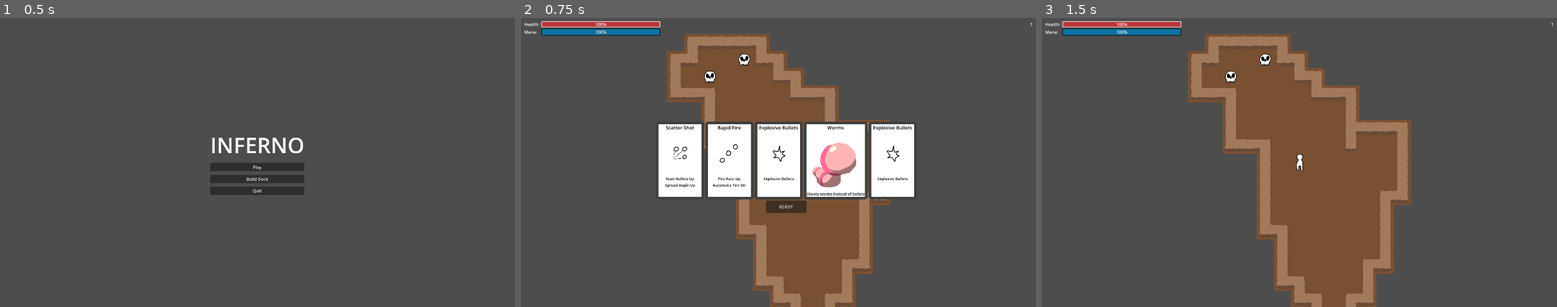
Above: before the commit, frames 1-3 (left to right).
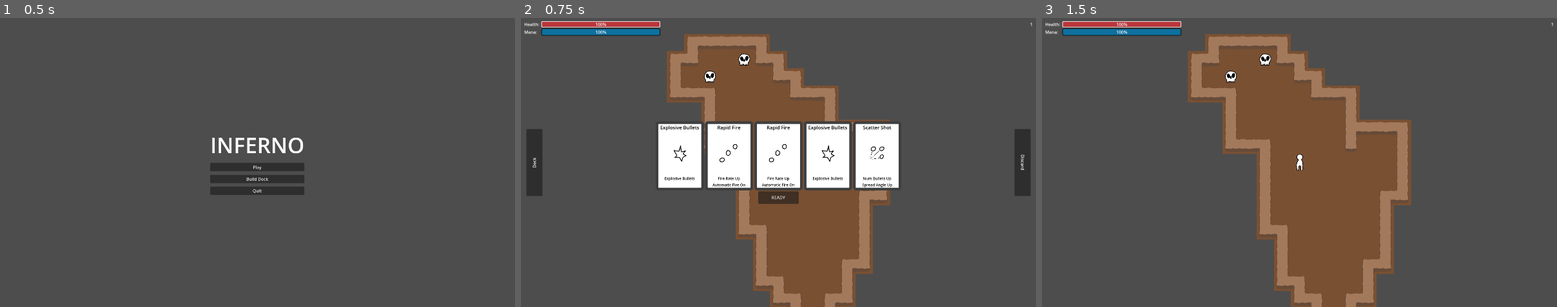
Above: after the commit, the same moments.

Repository: wpuerner/inferno
Game: Godot game, scene res://scenes/main_menu.tscn
The game is run twice, just before and just after one commit, with the same random seed, the same clock (stepped at 60 frames per second) and the same inputs.
Inputs:
- Up to frame 1 (0.5 s): no input
- Up to frame 2 (0.75 s): click "Play" at 0.5 s
- Up to frame 3 (1.5 s): click "READY" at 1.25 s

Frame 1 is identical in both runs. In frame 2, 6.7% of the frame differs, in the area x 1-99%, y 35-68%; in frame 3, nothing differs.

Commit message:
rework the hand interface and deck handler

Diff:
--- a/event_bus.gd
+++ b/event_bus.gd
@@ -35,3 +35,7 @@
 signal player_requested_next_level()
 func request_next_level():
 	player_requested_next_level.emit()
+
+signal player_activated_hand
+func activate_hand():
+	player_activated_hand.emit()
--- /dev/null
+++ b/scenes/interface/hand_interface/hand_interface.gd
@@ -0,0 +1,103 @@
+extends Control
+
+@onready var animation_player: AnimationPlayer = $AnimationPlayer
+@onready var event_bus: Node = get_node("/root/EventBus")
+@onready var rune_pool: Node = get_node("/root/RunePool")
+@onready var hand_control: Control = find_child("Hand")
+@onready var deck_control: Control = find_child("Deck")
+@onready var discard_control: Control = find_child("Discard")
+
+var hand: Array[Rune]
+var selected_runes: Array[Rune]
+var deck: Array[Rune]
+var discard: Array[Rune]
+var rune_to_card_map = {}
+
+func _ready():
+	event_bus.game_restarted.connect(_shuffle)
+	event_bus.pre_level_started.connect(_open_hand)
+	event_bus.player_picked_up_room_rune.connect(func(rune): discard.append(rune))
+	for rune in rune_pool.get_deck():
+		_create_card_from_rune(rune)
+		_add_rune_to_deck(rune)
+	_shuffle()
+
+func _create_card_from_rune(rune: Rune):
+		var card = preload("res://scenes/runes/rune_card/rune_card.tscn").instantiate()
+		card.rune = rune
+		rune_to_card_map[rune] = card
+
+func _on_show_deck_control_mouse_entered():
+	animation_player.play("open_deck_display")
+
+func _on_deck_display_mouse_exited():
+	animation_player.play("close_deck_display")
+
+
+func _on_show_discard_control_mouse_entered():
+	animation_player.play("open_discard_display")
+
+
+func _on_discard_display_mouse_exited():
+	animation_player.play("close_discard_display")
+
+func _shuffle():
+	for rune in discard:
+		_remove_rune_from_discard(rune)
+		_add_rune_to_deck(rune)
+	deck.shuffle()
+
+func _open_hand():
+	for i in 5:
+		if deck.is_empty(): _shuffle()
+		var rune = deck.front()
+		if rune == null: break
+		_remove_rune_from_deck(rune)
+		_add_rune_to_hand(rune)
+	visible = true
+
+func _on_button_pressed():
+	visible = false
+	_activate_hand()
+	event_bus.activate_hand()
+
+func _activate_hand():
+	while !hand.is_empty():
+		var rune = hand.front()
+		if rune_to_card_map[rune].is_selected: rune.activate()
+		_remove_rune_from_hand(rune)
+		_add_rune_to_discard(rune)
+	selected_runes.clear()
+
+func _add_rune_to_deck(rune: Rune):
+	deck.append(rune)
+	var card = rune_to_card_map[rune]
+	card.is_selected = false
+	card.is_selectable = false
+	deck_control.add_child(card)
+
+func _remove_rune_from_deck(rune: Rune):
+	deck.erase(rune)
+	deck_control.remove_child(rune_to_card_map[rune])
+
+func _add_rune_to_hand(rune: Rune):
+	hand.append(rune)
+	var card = rune_to_card_map[rune]
+	card.is_selected = false
+	card.is_selectable = true
+	hand_control.add_child(card)
+
+func _remove_rune_from_hand(rune: Rune):
+	hand.erase(rune)
+	hand_control.remove_child(rune_to_card_map[rune])
+
+func _add_rune_to_discard(rune: Rune):
+	discard.append(rune)
+	var card = rune_to_card_map[rune]
+	card.is_selected = false
+	card.is_selectable = false
+	discard_control.add_child(card)
+
+func _remove_rune_from_discard(rune: Rune):
+	discard.erase(rune)
+	discard_control.remove_child(rune_to_card_map[rune])
--- /dev/null
+++ b/scenes/interface/hand_interface/hand_interface.tscn
@@ -0,0 +1,266 @@
+[gd_scene load_steps=13 format=3 uid="uid://lc0qrc5ks0rw"]
+
+[ext_resource type="Script" path="res://scenes/interface/hand_interface/hand_interface.gd" id="1_tsq47"]
+
+[sub_resource type="Gradient" id="Gradient_rohp8"]
+offsets = PackedFloat32Array(0, 0.344, 0.704, 0.968153)
+colors = PackedColorArray(0.406491, 0.454696, 0.563335, 1, 0.406491, 0.454696, 0.563335, 1, 0.407843, 0.454902, 0.564706, 0.67451, 0.407843, 0.454902, 0.564706, 0)
+
+[sub_resource type="GradientTexture1D" id="GradientTexture1D_3ffy4"]
+gradient = SubResource("Gradient_rohp8")
+
+[sub_resource type="StyleBoxTexture" id="StyleBoxTexture_yy5mh"]
+resource_local_to_scene = true
+texture = SubResource("GradientTexture1D_3ffy4")
+
+[sub_resource type="Gradient" id="Gradient_ea6ru"]
+offsets = PackedFloat32Array(0, 0.382813, 1)
+colors = PackedColorArray(0.894118, 0.580392, 0.678431, 0, 0.895622, 0.581398, 0.677278, 1, 0.895622, 0.581398, 0.677278, 1)
+
+[sub_resource type="GradientTexture1D" id="GradientTexture1D_lr1h4"]
+gradient = SubResource("Gradient_ea6ru")
+
+[sub_resource type="StyleBoxTexture" id="StyleBoxTexture_3ogbl"]
+texture = SubResource("GradientTexture1D_lr1h4")
+
+[sub_resource type="Animation" id="Animation_bfbmf"]
+resource_name = "close_deck_display"
+tracks/0/type = "bezier"
+tracks/0/imported = false
+tracks/0/enabled = true
+tracks/0/path = NodePath("DeckDisplay:position:x")
+tracks/0/interp = 1
+tracks/0/loop_wrap = true
+tracks/0/keys = {
+"handle_modes": PackedInt32Array(0, 0),
+"points": PackedFloat32Array(0, -0.25, 0, 0.25, 0, -300, -0.25, 0, 0.25, 0),
+"times": PackedFloat32Array(0, 0.3)
+}
+tracks/1/type = "bezier"
+tracks/1/imported = false
+tracks/1/enabled = false
+tracks/1/path = NodePath("DeckDisplay:position:y")
+tracks/1/interp = 1
+tracks/1/loop_wrap = true
+tracks/1/keys = {
+"handle_modes": PackedInt32Array(),
+"points": PackedFloat32Array(),
+"times": PackedFloat32Array()
+}
+
+[sub_resource type="Animation" id="Animation_toutb"]
+resource_name = "close_discard_display"
+tracks/0/type = "bezier"
+tracks/0/imported = false
+tracks/0/enabled = true
+tracks/0/path = NodePath("DiscardDisplay:offset_right")
+tracks/0/interp = 1
+tracks/0/loop_wrap = true
+tracks/0/keys = {
+"handle_modes": PackedInt32Array(0, 0),
+"points": PackedFloat32Array(-275, -0.25, 0, 0.25, 0, 275, -0.25, 0, 0.25, 0),
+"times": PackedFloat32Array(-0.1, 0.3)
+}
+
+[sub_resource type="Animation" id="Animation_dir0g"]
+resource_name = "open_deck_display"
+tracks/0/type = "bezier"
+tracks/0/imported = false
+tracks/0/enabled = true
+tracks/0/path = NodePath("DeckDisplay:position:x")
+tracks/0/interp = 1
+tracks/0/loop_wrap = true
+tracks/0/keys = {
+"handle_modes": PackedInt32Array(0, 0),
+"points": PackedFloat32Array(-300, -0.25, 0, 0.25, 0, 0, -0.25, 0, 0.25, 0),
+"times": PackedFloat32Array(0, 0.3)
+}
+tracks/1/type = "bezier"
+tracks/1/imported = false
+tracks/1/enabled = false
+tracks/1/path = NodePath("DeckDisplay:position:y")
+tracks/1/interp = 1
+tracks/1/loop_wrap = true
+tracks/1/keys = {
+"handle_modes": PackedInt32Array(),
+"points": PackedFloat32Array(),
+"times": PackedFloat32Array()
+}
+
+[sub_resource type="Animation" id="Animation_oimik"]
+resource_name = "open_discard_display"
+tracks/0/type = "bezier"
+tracks/0/imported = false
+tracks/0/enabled = true
+tracks/0/path = NodePath("DiscardDisplay:offset_right")
+tracks/0/interp = 1
+tracks/0/loop_wrap = true
+tracks/0/keys = {
+"handle_modes": PackedInt32Array(0, 0),
+"points": PackedFloat32Array(275, -0.25, 0, 0.25, 0, -275, -0.25, 0, 0.25, 0),
+"times": PackedFloat32Array(0, 0.3)
+}
+
+[sub_resource type="AnimationLibrary" id="AnimationLibrary_lmshm"]
+_data = {
+"close_deck_display": SubResource("Animation_bfbmf"),
+"close_discard_display": SubResource("Animation_toutb"),
+"open_deck_display": SubResource("Animation_dir0g"),
+"open_discard_display": SubResource("Animation_oimik")
+}
+
+[node name="HandInterface" type="Control"]
+layout_mode = 3
+anchors_preset = 15
+anchor_right = 1.0
+anchor_bottom = 1.0
+grow_horizontal = 2
+grow_vertical = 2
+script = ExtResource("1_tsq47")
+
+[node name="MarginContainer" type="MarginContainer" parent="."]
+layout_mode = 1
+anchors_preset = 15
+anchor_right = 1.0
+anchor_bottom = 1.0
+grow_horizontal = 2
+grow_vertical = 2
+theme_override_constants/margin_left = 20
+theme_override_constants/margin_top = 20
+theme_override_constants/margin_right = 20
+theme_override_constants/margin_bottom = 20
+
+[node name="CenterContainer" type="CenterContainer" parent="MarginContainer"]
+layout_mode = 2
+
+[node name="VBoxContainer" type="VBoxContainer" parent="MarginContainer/CenterContainer"]
+layout_mode = 2
+
+[node name="Hand" type="HBoxContainer" parent="MarginContainer/CenterContainer/VBoxContainer"]
+layout_mode = 2
+
+[node name="Button" type="Button" parent="MarginContainer/CenterContainer/VBoxContainer"]
+custom_minimum_size = Vector2(150, 46.23)
+layout_mode = 2
+size_flags_horizontal = 4
+text = "READY"
+
+[node name="ShowDeckControl" type="Panel" parent="MarginContainer"]
+custom_minimum_size = Vector2(60, 250)
+layout_mode = 2
+size_flags_horizontal = 0
+size_flags_vertical = 4
+
+[node name="Label" type="Label" parent="MarginContainer/ShowDeckControl"]
+layout_mode = 0
+offset_left = 5.0
+offset_top = 175.0
+offset_right = 105.0
+offset_bottom = 225.0
+rotation = -1.5708
+text = "Deck"
+horizontal_alignment = 1
+vertical_alignment = 1
+
+[node name="ShowDiscardControl" type="Panel" parent="MarginContainer"]
+custom_minimum_size = Vector2(60, 250)
+layout_mode = 2
+size_flags_horizontal = 8
+size_flags_vertical = 4
+
+[node name="Label" type="Label" parent="MarginContainer/ShowDiscardControl"]
+layout_mode = 0
+offset_left = 55.0
+offset_top = 75.0
+offset_right = 155.0
+offset_bottom = 125.0
+rotation = 1.5708
+text = "Discard"
+horizontal_alignment = 1
+vertical_alignment = 1
+
+[node name="DeckDisplay" type="Panel" parent="."]
+clip_contents = true
+layout_mode = 1
+anchors_preset = 9
+anchor_bottom = 1.0
+offset_left = -300.0
+offset_right = -25.0
+grow_vertical = 2
+theme_override_styles/panel = SubResource("StyleBoxTexture_yy5mh")
+
+[node name="ScrollContainer" type="ScrollContainer" parent="DeckDisplay"]
+layout_mode = 2
+offset_left = 20.0
+offset_right = 200.0
+offset_bottom = 1080.0
+horizontal_scroll_mode = 0
+vertical_scroll_mode = 3
+
+[node name="MarginContainer" type="MarginContainer" parent="DeckDisplay/ScrollContainer"]
+layout_mode = 2
+size_flags_vertical = 3
+theme_override_constants/margin_left = 20
+theme_override_constants/margin_top = 20
+theme_override_constants/margin_bottom = 20
+
+[node name="CenterContainer" type="CenterContainer" parent="DeckDisplay/ScrollContainer/MarginContainer"]
+layout_mode = 2
+size_flags_vertical = 3
+
+[node name="Deck" type="VBoxContainer" parent="DeckDisplay/ScrollContainer/MarginContainer/CenterContainer"]
+layout_mode = 2
+size_flags_vertical = 3
+theme_override_constants/separation = 12
+
+[node name="DiscardDisplay" type="Panel" parent="."]
+clip_contents = true
+custom_minimum_size = Vector2(275, 0)
+layout_mode = 1
+anchors_preset = -1
+anchor_left = 1.0
+anchor_right = 1.0
+anchor_bottom = 1.0
+offset_right = 275.0
+grow_horizontal = 2
+grow_vertical = 2
+theme_override_styles/panel = SubResource("StyleBoxTexture_3ogbl")
+
+[node name="ScrollContainer" type="ScrollContainer" parent="DiscardDisplay"]
+layout_mode = 1
+anchors_preset = 11
+anchor_left = 1.0
+anchor_right = 1.0
+anchor_bottom = 1.0
+offset_left = -200.0
+grow_horizontal = 0
+grow_vertical = 2
+horizontal_scroll_mode = 0
+vertical_scroll_mode = 3
+
+[node name="MarginContainer" type="MarginContainer" parent="DiscardDisplay/ScrollContainer"]
+layout_mode = 2
+size_flags_vertical = 3
+theme_override_constants/margin_top = 20
+theme_override_constants/margin_right = 40
+theme_override_constants/margin_bottom = 20
+
+[node name="CenterContainer" type="CenterContainer" parent="DiscardDisplay/ScrollContainer/MarginContainer"]
+layout_mode = 2
+size_flags_vertical = 3
+
+[node name="Discard" type="VBoxContainer" parent="DiscardDisplay/ScrollContainer/MarginContainer/CenterContainer"]
+layout_mode = 2
+size_flags_vertical = 3
+theme_override_constants/separation = 12
+
+[node name="AnimationPlayer" type="AnimationPlayer" parent="."]
+libraries = {
+"": SubResource("AnimationLibrary_lmshm")
+}
+
+[connection signal="pressed" from="MarginContainer/CenterContainer/VBoxContainer/Button" to="." method="_on_button_pressed"]
+[connection signal="mouse_entered" from="MarginContainer/ShowDeckControl" to="." method="_on_show_deck_control_mouse_entered"]
+[connection signal="mouse_entered" from="MarginContainer/ShowDiscardControl" to="." method="_on_show_discard_control_mouse_entered"]
+[connection signal="mouse_exited" from="DeckDisplay" to="." method="_on_deck_display_mouse_exited"]
+[connection signal="mouse_exited" from="DiscardDisplay" to="." method="_on_discard_display_mouse_exited"]
--- a/scenes/main.tscn
+++ b/scenes/main.tscn
@@ -5,7 +5,6 @@
 [ext_resource type="Script" path="res://scenes/handlers/mana_handler.gd" id="3_vxcn8"]
 [ext_resource type="Script" path="res://scenes/handlers/bullet_handler.gd" id="4_6fohk"]
 [ext_resource type="Resource" uid="uid://bbpwmmq75kbng" path="res://scenes/attributes/fire_rate/fire_rate_attribute.tres" id="5_cej1e"]
-[ext_resource type="Script" path="res://scenes/handlers/deck_handler.gd" id="5_jnbq5"]
 [ext_resource type="Resource" uid="uid://yvstek8jsq1s" path="res://scenes/attributes/automatic_fire/automatic_fire_attribute.tres" id="6_4q5i8"]
 [ext_resource type="Script" path="res://scenes/handlers/attribute_handler.gd" id="8_eheqx"]
 [ext_resource type="Resource" uid="uid://l35nc4pia1xa" path="res://scenes/attributes/spread_angle/spread_angle_attribute.tres" id="10_wwfku"]
@@ -13,6 +12,7 @@
 [ext_resource type="Resource" uid="uid://x35ji78kslr2" path="res://scenes/attributes/bullet_spawn/bullet_spawn_attribute.tres" id="11_ndstk"]
 [ext_resource type="Resource" uid="uid://cy6fljp2cby66" path="res://scenes/attributes/num_bullets/num_bullets_attribute.tres" id="11_s3s50"]
 [ext_resource type="Resource" uid="uid://cor4v0lch1y7b" path="res://scenes/attributes/projectile/projectile_attribute.tres" id="12_y82au"]
+[ext_resource type="PackedScene" uid="uid://lc0qrc5ks0rw" path="res://scenes/interface/hand_interface/hand_interface.tscn" id="14_cvbr4"]
 [ext_resource type="Script" path="res://scenes/main/room_complete_control.gd" id="14_d0s16"]
 
 [sub_resource type="GDScript" id="GDScript_sn1df"]
@@ -28,6 +28,7 @@
 func _ready():
 	event_bus.game_restarted.connect(_restart_game)
 	event_bus.player_requested_next_level.connect(_switch_levels)
+	event_bus.player_activated_hand.connect(_start_gameplay)
 	_load_level()
 
 func _load_level():
@@ -39,7 +40,7 @@
 	event_bus.start_pre_level()
 	player.global_position = starting_position
 
-func start_gameplay():
+func _start_gameplay():
 	event_bus.start_gameplay()
 
 func _switch_levels():
@@ -185,9 +186,6 @@
 fire_rate_attribute = ExtResource("5_cej1e")
 automatic_fire_attribute = ExtResource("6_4q5i8")
 num_bullets_attribute = ExtResource("11_s3s50")
-
-[node name="DeckHandler" type="Node" parent="."]
-script = ExtResource("5_jnbq5")
 
 [node name="AttributeHandler" type="Node" parent="."]
 script = ExtResource("8_eheqx")
@@ -219,7 +217,7 @@
 layout_mode = 2
 text = "Restart"
 
-[node name="MarginContainer" type="MarginContainer" parent="CanvasLayer"]
+[node name="GameplayInterface" type="MarginContainer" parent="CanvasLayer"]
 anchors_preset = 15
 anchor_right = 1.0
 anchor_bottom = 1.0
@@ -230,20 +228,20 @@
 theme_override_constants/margin_right = 12
 theme_override_constants/margin_bottom = 12
 
-[node name="HBoxContainer" type="HBoxContainer" parent="CanvasLayer/MarginContainer"]
+[node name="HBoxContainer" type="HBoxContainer" parent="CanvasLayer/GameplayInterface"]
 layout_mode = 2
 size_flags_vertical = 0
 
-[node name="GridContainer" type="GridContainer" parent="CanvasLayer/MarginContainer/HBoxContainer"]
+[node name="GridContainer" type="GridContainer" parent="CanvasLayer/GameplayInterface/HBoxContainer"]
 layout_mode = 2
 size_flags_horizontal = 3
 columns = 2
 
-[node name="Label" type="Label" parent="CanvasLayer/MarginContainer/HBoxContainer/GridContainer"]
+[node name="Label" type="Label" parent="CanvasLayer/GameplayInterface/HBoxContainer/GridContainer"]
 layout_mode = 2
 text = "Health: "
 
-[node name="HealthBar" type="ProgressBar" parent="CanvasLayer/MarginContainer/HBoxContainer/GridContainer"]
+[node name="HealthBar" type="ProgressBar" parent="CanvasLayer/GameplayInterface/HBoxContainer/GridContainer"]
 layout_mode = 2
 size_flags_horizontal = 3
 theme_override_styles/background = SubResource("StyleBoxFlat_qirpa")
@@ -252,11 +250,11 @@
 value = 100.0
 script = ExtResource("11_b53u8")
 
-[node name="Label2" type="Label" parent="CanvasLayer/MarginContainer/HBoxContainer/GridContainer"]
+[node name="Label2" type="Label" parent="CanvasLayer/GameplayInterface/HBoxContainer/GridContainer"]
 layout_mode = 2
 text = "Mana: "
 
-[node name="ManaBar" type="ProgressBar" parent="CanvasLayer/MarginContainer/HBoxContainer/GridContainer"]
+[node name="ManaBar" type="ProgressBar" parent="CanvasLayer/GameplayInterface/HBoxContainer/GridContainer"]
 layout_mode = 2
 theme_override_styles/background = SubResource("StyleBoxFlat_rhenx")
 theme_override_styles/fill = SubResource("StyleBoxFlat_6a6hw")
@@ -265,7 +263,7 @@
 value = 1000.0
 rounded = true
 
-[node name="LevelNumberLabel" type="Label" parent="CanvasLayer/MarginContainer/HBoxContainer"]
+[node name="LevelNumberLabel" type="Label" parent="CanvasLayer/GameplayInterface/HBoxContainer"]
 layout_mode = 2
 size_flags_horizontal = 3
 size_flags_vertical = 0
@@ -273,26 +271,7 @@
 text = "0"
 horizontal_alignment = 2
 
-[node name="HandContainer" type="CenterContainer" parent="CanvasLayer"]
-anchors_preset = 15
-anchor_right = 1.0
-anchor_bottom = 1.0
-offset_right = 59.0
-offset_bottom = 35.0
-grow_horizontal = 2
-grow_vertical = 2
-
-[node name="VBoxContainer" type="VBoxContainer" parent="CanvasLayer/HandContainer"]
-layout_mode = 2
-
-[node name="Hand" type="HBoxContainer" parent="CanvasLayer/HandContainer/VBoxContainer"]
-layout_mode = 2
-
-[node name="Button" type="Button" parent="CanvasLayer/HandContainer/VBoxContainer"]
-custom_minimum_size = Vector2(150, 46.23)
-layout_mode = 2
-size_flags_horizontal = 4
-text = "READY"
+[node name="HandInterface" parent="CanvasLayer" instance=ExtResource("14_cvbr4")]
 
 [node name="PauseMenu" type="ColorRect" parent="CanvasLayer"]
 process_mode = 3
@@ -367,7 +346,6 @@
 script = SubResource("GDScript_dnsev")
 
 [connection signal="pressed" from="CanvasLayer/GameOverContainer/VBoxContainer/GameOverButton" to="CanvasLayer/GameOverContainer" method="_on_game_over_button_pressed"]
-[connection signal="pressed" from="CanvasLayer/HandContainer/VBoxContainer/Button" to="DeckHandler" method="_on_button_pressed"]
 [connection signal="pressed" from="CanvasLayer/PauseMenu/PanelContainer/VBoxContainer/HBoxContainer/ResumeButton" to="CanvasLayer/PauseMenu" method="_on_resume_button_pressed"]
 [connection signal="pressed" from="CanvasLayer/PauseMenu/PanelContainer/VBoxContainer/HBoxContainer/MenuButton" to="CanvasLayer/PauseMenu" method="_on_menu_button_pressed"]
 [connection signal="pressed" from="CanvasLayer/RoomCompleteContainer/VBoxContainer/Button" to="CanvasLayer/RoomCompleteContainer" method="_on_button_pressed"]
--- a/scenes/runes/rune_card/rune_card.tscn
+++ b/scenes/runes/rune_card/rune_card.tscn
@@ -20,11 +20,16 @@
 var default_position: Vector2
 var tween: Tween
 var rune: Rune
+var is_selectable: bool = false:
+	set(value):
+		is_selectable = value
+		mouse_filter = Control.MOUSE_FILTER_STOP if is_selectable else Control.MOUSE_FILTER_IGNORE
 
 func _ready():
 	_generate()
 
 func _on_mouse_entered():
+	if !is_selectable: return
 	is_hovered = true
 	if !default_position: default_position = position
 	if tween: tween.kill()
@@ -32,12 +37,14 @@
 	tween.tween_property(self, \"position\", Vector2(default_position.x, default_position.y - 15), 0.1)
 
 func _on_mouse_exited():
+	if !is_selectable: return
 	is_hovered = false
 	if tween: tween.kill()
 	tween = create_tween()
 	tween.tween_property(self, \"position\", Vector2(default_position.x, default_position.y), 0.1)
 
 func _input(event: InputEvent):
+	if !is_selectable: return
 	if !event.is_action_pressed(\"primary\"): return
 	if is_hovered: _toggle_selection_state()
 
@@ -46,6 +53,7 @@
 	selection_state_changed.emit(rune, is_selected)
 
 func _generate():
+	if !rune: return
 	display_name_label.text = rune.display_name
 	rune_texture.texture = rune.texture
 	for display_name in rune.get_modifier_display_names():
@@ -60,6 +68,7 @@
 custom_minimum_size = Vector2(180, 50)
 offset_right = 220.0
 offset_bottom = 314.0
+mouse_filter = 2
 theme_override_styles/panel = ExtResource("1_6kmqc")
 script = SubResource("GDScript_ag2pn")
 
